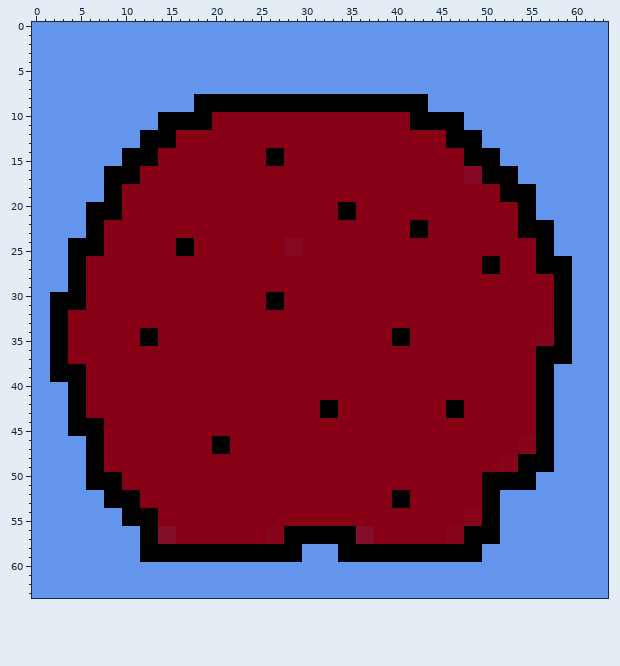
Pixel-art sprite -- icon.png. Above, as it was before the edit.
The file is 64x64 pixels. Colours within 5 levels of each other are drawn and written as one.
Now the later version:
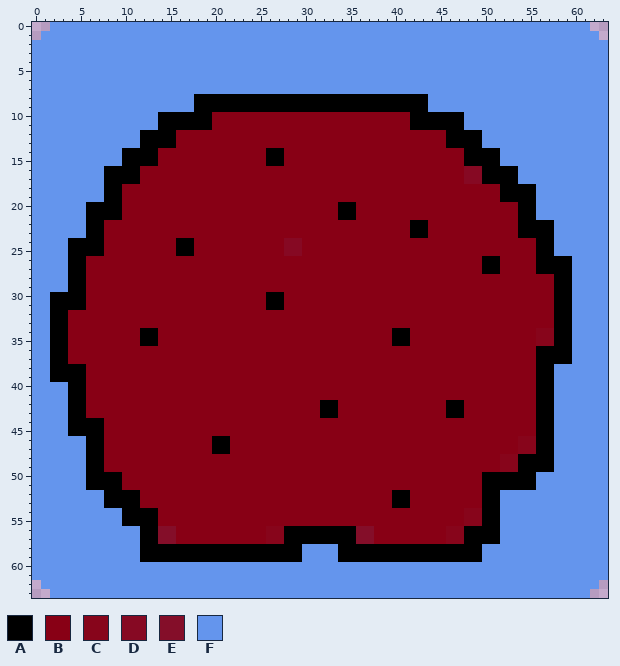
Palette (. is transparent): A #000000  B #880015  C #87051b  D #860923  E #840e29  F #6495ed
Edits made:
{"y":0,"x":0,"old":"FF","new":".."}
{"y":0,"x":62,"old":"FF","new":".."}
{"y":1,"x":0,"old":"F","new":"."}
{"y":1,"x":63,"old":"F","new":"."}
{"y":62,"x":0,"old":"F","new":"."}
{"y":62,"x":63,"old":"F","new":"."}
{"y":63,"x":0,"old":"FF","new":".."}
{"y":63,"x":62,"old":"FF","new":".."}
{"label":"erased","picture_box":[32,22,50,40]}
{"label":"erased","picture_box":[590,22,608,40]}
{"label":"erased","picture_box":[32,580,50,598]}
{"label":"erased","picture_box":[590,580,608,598]}
